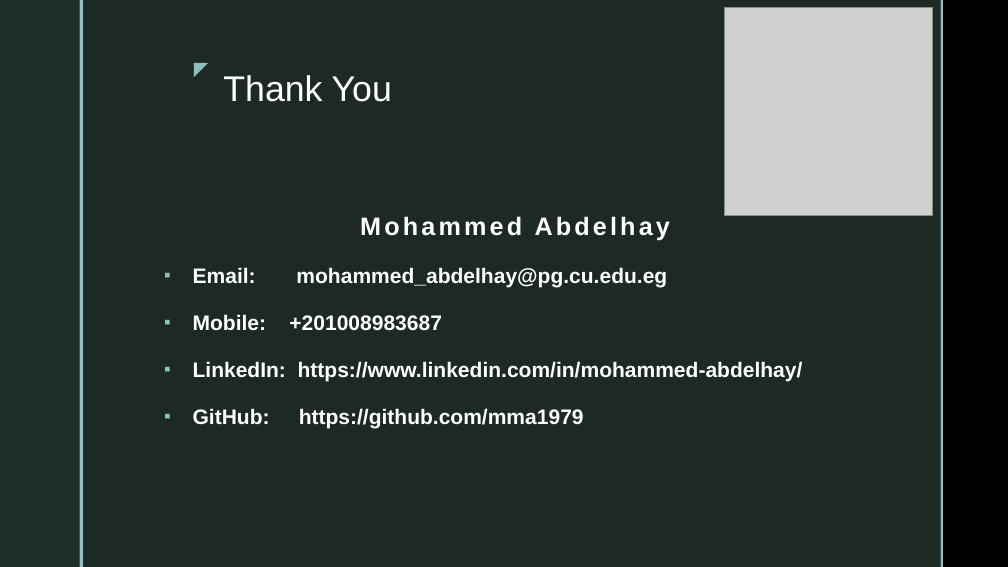
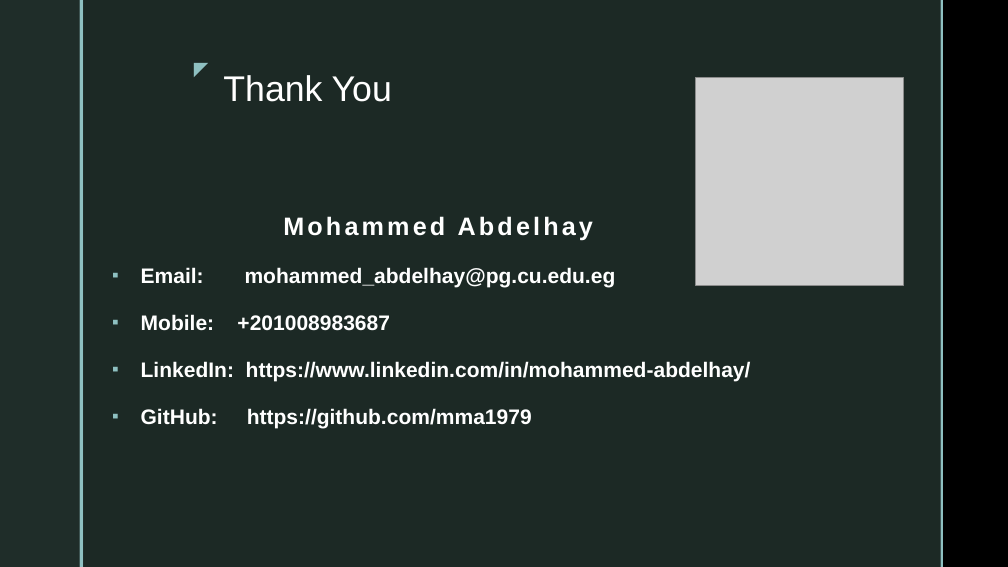
Before and after one commit to mma1979/pytorch-mt-workshop, a slide deck: slide 25 of PyTorch MT.pptx (slide 24 before the commit). Drawn at 1008x567 pixels with LibreOffice and Linux fonts; fonts in the diff are those of the drawing; grey boxes stand for pictures; background and template pictures are left out. Boxes give left, top, right and bottom in pixels: in the first picture for what was removed or moved away, otherwise in the second. Text is boxed around its words. In the diff, an @@ line names an element or a change of style, - is before the commit and + after.

```diff
--- a/PyTorch MT.pptx
+++ b/PyTorch MT.pptx
@@ picture: place and size @@
-picture at [724, 8, 932, 216]
+picture at [696, 78, 904, 286]
@@ text "Mohammed Abdelhay": place and size @@
-text "Mohammed Abdelhay" at [193, 216, 803, 429]
+text "Mohammed Abdelhay" at [141, 216, 751, 429]
```
Also in this commit, not shown: 1 other slide changed, 1 slide added.
